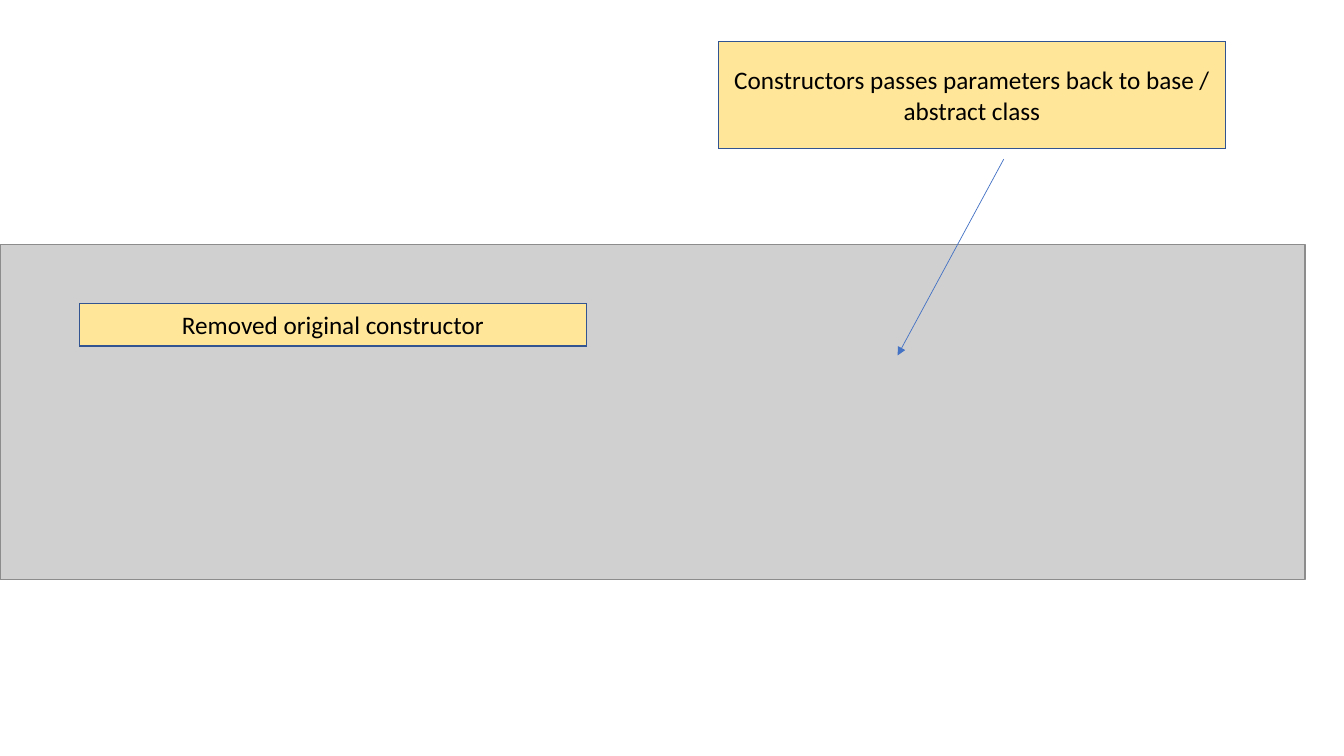
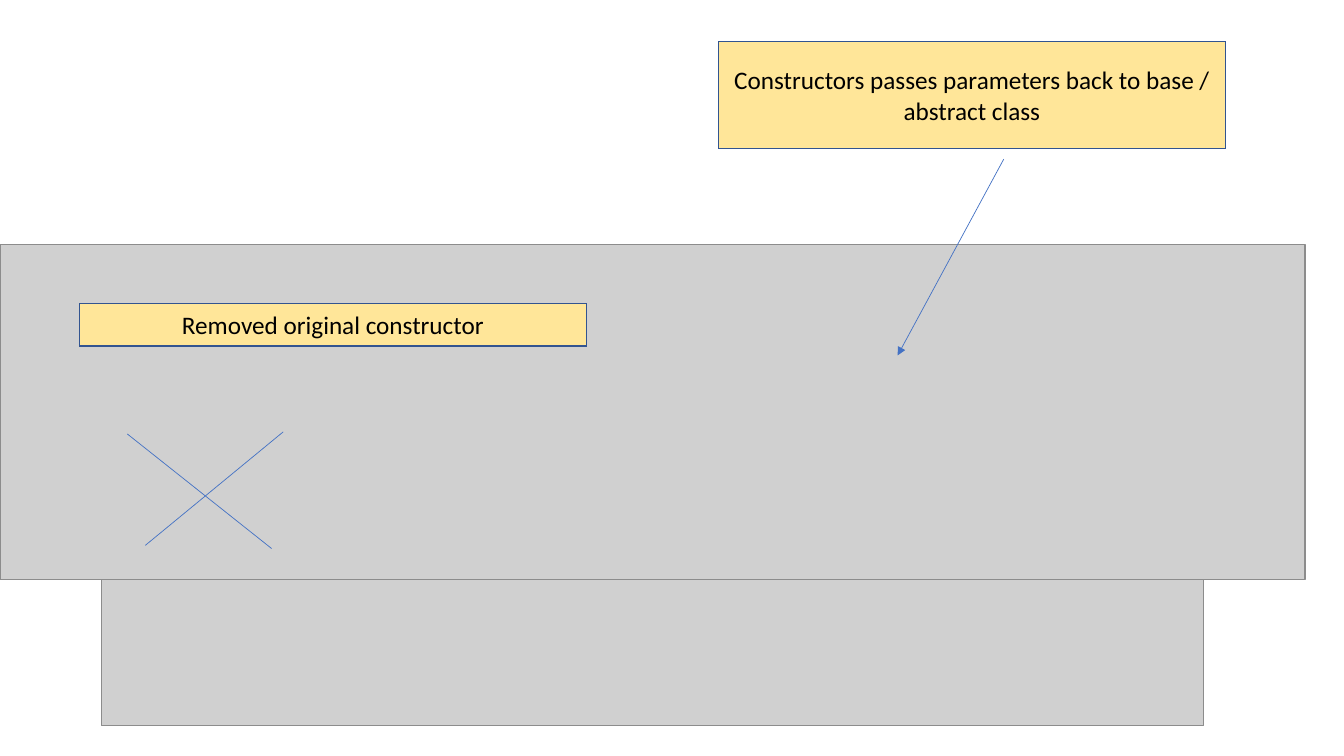
Before and after one commit to JohnRowleyDorsetCollege2025/oop-2025-a-camera-rental-20251111, a slide deck: slide 36 of CameraKit Walkthrough.pptx. Drawn at 1344x756 pixels with LibreOffice and Linux fonts; fonts in the diff are those of the drawing; grey boxes stand for pictures. Boxes give left, top, right and bottom in pixels: in the first picture for what was removed or moved away, otherwise in the second. Text is boxed around its words. In the diff, an @@ line names an element or a change of style, - is before the commit and + after.

```diff
--- a/CameraKit Walkthrough.pptx
+++ b/CameraKit Walkthrough.pptx
@@ line added from (127, 435) to (271, 548), #4472C4 0.5 pt @@
@@ line added from (283, 432) to (145, 545), #4472C4 0.5 pt @@
@@ picture added at bbox=[102, 580, 1205, 727] @@
```
Also in this commit, not shown: 8 slides added, 1 other file.
